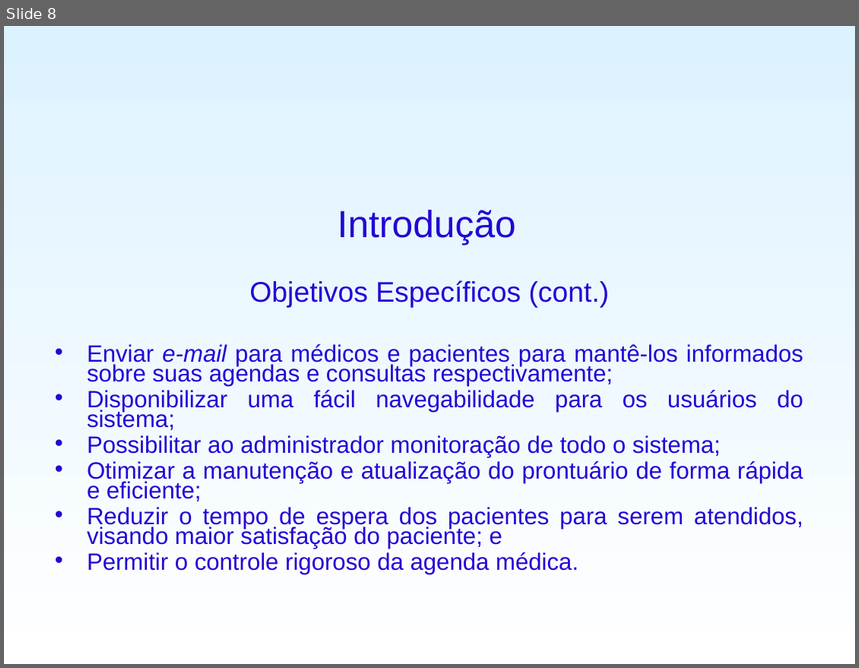
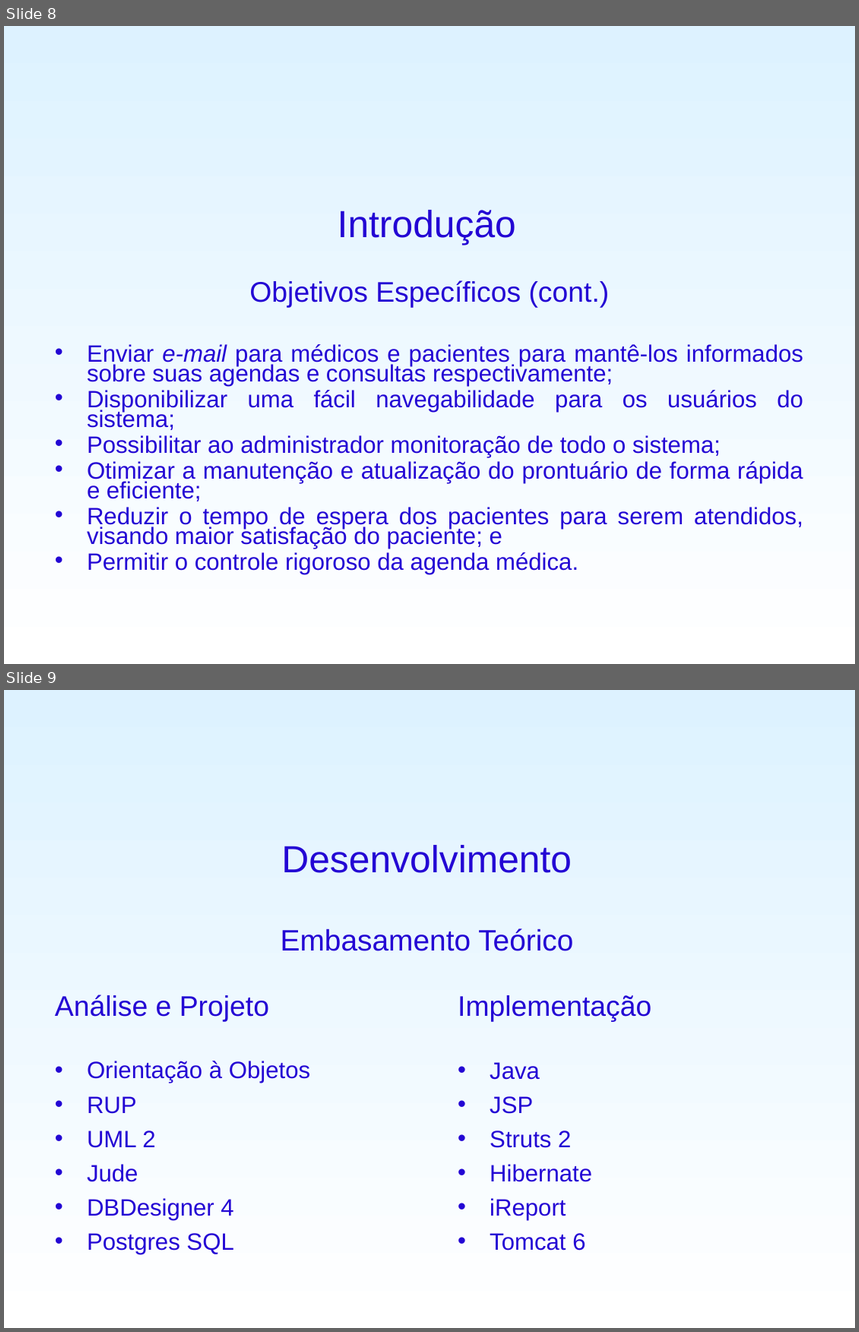
Before and after one commit to fygarciaj/spammichelangelo, a slide deck: SisPAM/PreProjeto/ApresentaçãoTCC.ppt. Shown one above the other, each under a label of ours: slide 8 before the commit, slides 8 and 9 after it. The pictures are 859x668 and 859x1332 pixels, drawn with LibreOffice and Linux fonts; fonts in the diff are those of the drawing; background and template pictures are left out. Boxes give left, top, right and bottom in pixels: in the first picture for what was removed or moved away, otherwise in the second. Text is boxed around its words. In the diff, an @@ line names an element or a change of style, - is before the commit and + after.

```diff
--- a/SisPAM/PreProjeto/ApresentaçãoTCC.ppt
+++ b/SisPAM/PreProjeto/ApresentaçãoTCC.ppt
@@ slide 9 added at (4, 690, 855, 1328), background gradient #DDF2FF to #FFFFFF @@
@@ title added at (281, 845, 573, 951), 25 pt, text #2306D4 @@
+Desenvolvimento
+Embasamento Teórico
@@ text added at (55, 995, 310, 1255), 20 pt, text #2306D4 @@
+Análise e Projeto
+• Orientação à Objetos
+• RUP
+• UML 2
+• Jude
+• DBDesigner 4
+• Postgres SQL
@@ text added at (458, 996, 652, 1251), 20 pt, text #2306D4 @@
+Implementação
+• Java
+• JSP
+• Struts 2
+• Hibernate
+• iReport
+• Tomcat 6
```
Also in this commit, not shown: 9 other slides added, 1 slide removed, 1 other file.
